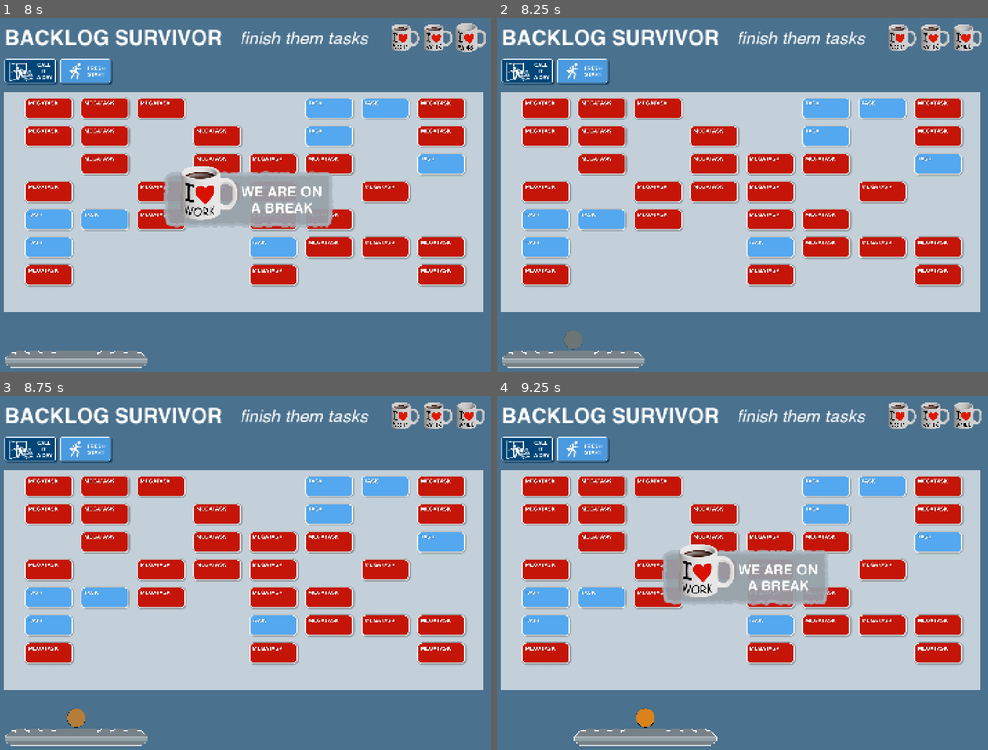
Above: before the commit, frames 1-4 (two rows, left to right).
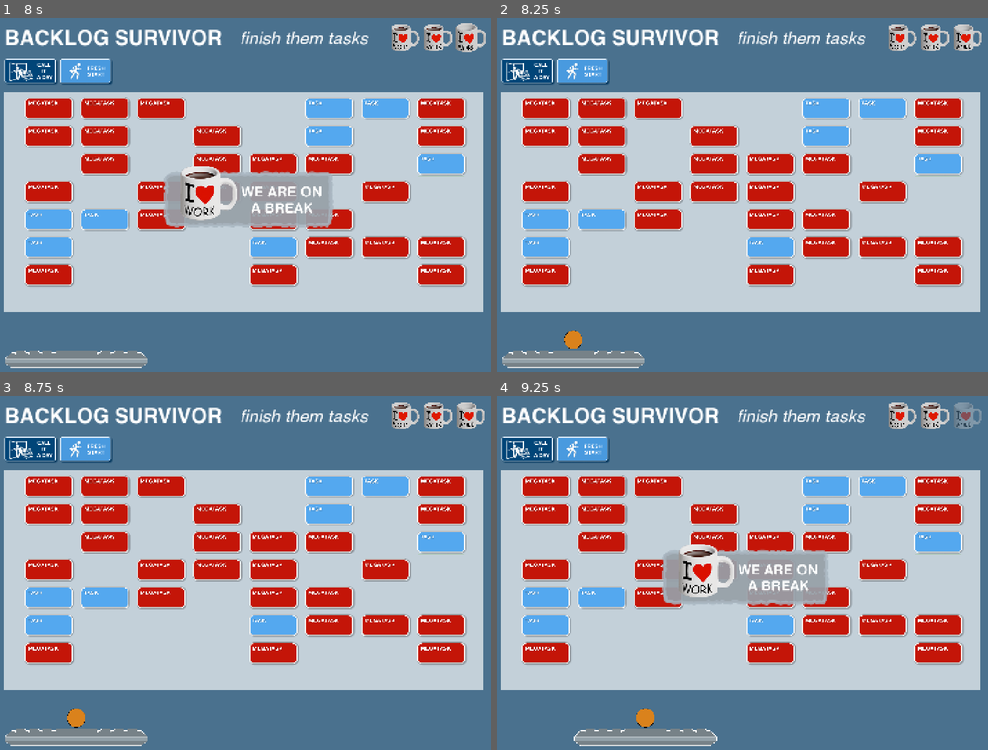
Above: after the commit, the same moments.

Repository: grkovalev/office-game
Game: Godot game, scene res://backlogarkanoid.tscn
Same seed, same stepped clock (60 frames per second), same inputs: the game is played once before the commit and once after it. This scene is started directly instead of the project's main scene.
Inputs (mouse positions are in pixels of both pictures, inside the frame that each line leads up to):
- Up to frame 1 (8 s): click (88, 74) at 0.5 s; click (88, 74) at 1.25 s; click (88, 74) at 2 s; tap Enter at 2.75, 7.25 s; move the mouse to (211, 272) at 2.77 s; hold Up (ui_up) 2.78-3.5 s; tap R every 1.5 s from 2.85 to 7.35 s; click (211, 272) at 2.92 s; tap Space at 3.02, 4.25, 6.02 s; drag from (392, 251) to (211, 272) at 3.52 s; move the mouse to (83, 138) at 4.27 s; hold Left (ui_left) 4.28-5 s; drag from (265, 195) to (83, 138) at 5.02 s; move the mouse to (162, 99) at 5.77 s; hold Left (ui_left) 5.78-6.5 s; drag from (353, 177) to (162, 99) at 6.52 s; move the mouse to (132, 216) at 7.27 s; hold Up (ui_up) from 7.28 s (still down); click (132, 216) at 7.42 s
- Up to frame 2 (8.25 s): release Up (ui_up) at 8 s; tap Space at 8 s; drag from (786, 113) to (629, 216) at 8.02 s
- Up to frame 3 (8.75 s): no input
- Up to frame 4 (9.25 s): move the mouse to (708, 650) at 8.77 s; hold Right (ui_right) from 8.78 s (still down); tap R at 8.85 s; tap Space at 9.02 s

Frame 1 is identical in both runs. In frame 2, 0.2% of the frame differs, in the area x 13-18%, y 88-94%; in frame 3, 0.2%; in frame 4, 0.3%, in the area x 93-99%, y 1-10%.

Commit message:
ball appearance animation changed to scaleup

Diff:
--- a/ball_char.gd
+++ b/ball_char.gd
@@ -9,6 +9,12 @@
 @export var max_ball_speed: float = 0.0
 const MAX_PADDLE_BOUNCE_ANGLE := deg_to_rad(60.0)
 const MIN_VERTICAL_ANGLE := deg_to_rad(10.0) # minimum angle away from horizontal
+# Emergence (scale-up + pop): avoid scale 0 and zero duration so tween always runs
+const EMERGE_SCALE_START := Vector2(0.001, 0.001)
+const EMERGE_SCALE_UP_DURATION := 0.10
+const EMERGE_POP_DURATION := 0.08
+const EMERGE_SETTLE_DURATION := 0.1
+const EMERGE_POP_OVERSHOOT := 1.18
 
 @export var paddle_path: NodePath
 @export var paddle_collision_path: NodePath
@@ -75,6 +81,7 @@
 	current_speed = ball_speed
 	velocity = Vector2.ZERO
 	_bottom_hit_emitted_this_frame = false
+	ball_img.scale = Vector2.ONE
 	show()
 	set_physics_process(true)
 	_stick_to_paddle()
@@ -86,7 +93,7 @@
 	_bottom_hit_emitted_this_frame = false
 	_stick_to_paddle()
 
-## Call after ball hit bottom and a life was lost: hide ball, wait delay_sec, then stick to paddle and long fade-in; emits emergence_finished when done.
+## Call after ball hit bottom and a life was lost: hide ball, wait delay_sec, then stick to paddle and scale-up + pop animation; emits emergence_finished when done.
 func return_to_paddle_after_delay(delay_sec: float) -> void:
 	attached = true
 	current_speed = ball_speed
@@ -101,11 +108,21 @@
 	_stick_to_paddle()
 	show()
 	set_physics_process(true)
-	ball_img.modulate.a = 0.0
+	var base_scale := Vector2.ONE
+	ball_img.scale = EMERGE_SCALE_START
 	var tween := create_tween()
-	tween.tween_property(ball_img, "modulate:a", 1.0, 1.0)  # Long fade-in only
+	tween.set_parallel(false)
+	tween.tween_property(ball_img, "scale", base_scale, EMERGE_SCALE_UP_DURATION)
+	tween.set_trans(Tween.TRANS_BACK)
+	tween.set_ease(Tween.EASE_OUT)
+	tween.tween_property(ball_img, "scale", base_scale * EMERGE_POP_OVERSHOOT, EMERGE_POP_DURATION)
+	tween.set_trans(Tween.TRANS_BACK)
+	tween.set_ease(Tween.EASE_OUT)
+	tween.tween_property(ball_img, "scale", base_scale, EMERGE_SETTLE_DURATION)
+	tween.set_trans(Tween.TRANS_BACK)
+	tween.set_ease(Tween.EASE_OUT)
 	tween.tween_callback(func() -> void:
-		ball_img.modulate.a = 1.0
+		ball_img.scale = base_scale
 		emergence_finished.emit()
 	)
 
